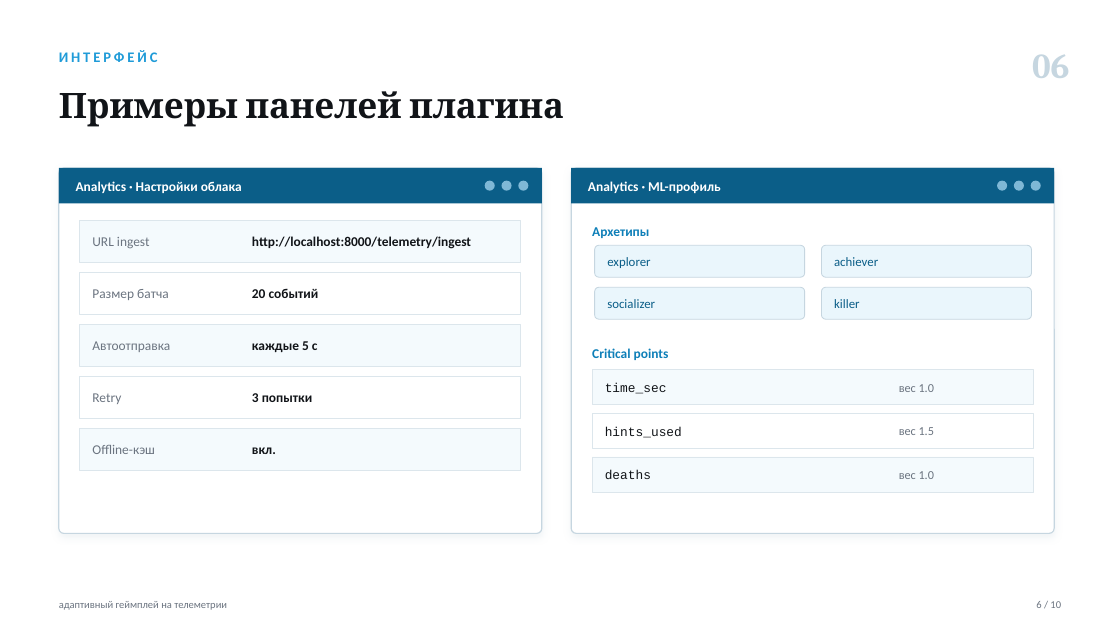
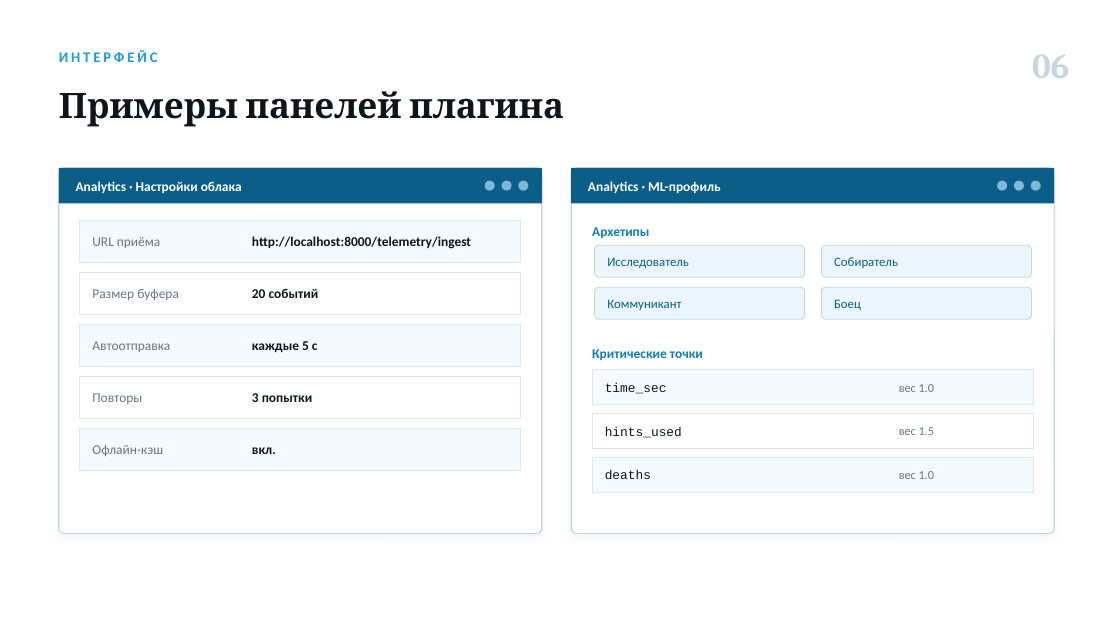
Before and after one commit to Antizi/diplom-Game_Plugs_Ai, a slide deck: slide 6 of presentations/Артамонов_ВКР_телеметрия.pptx. Drawn at 1120x630 pixels with LibreOffice and Linux fonts; fonts in the diff are those of the drawing. Boxes give left, top, right and bottom in pixels: in the first picture for what was removed or moved away, otherwise in the second. Text is boxed around its words. In the diff, an @@ line names an element or a change of style, - is before the commit and + after.

```diff
--- a/presentations/Артамонов_ВКР_телеметрия.pptx
+++ b/presentations/Артамонов_ВКР_телеметрия.pptx
@@ text at (x1=92, y1=237, x2=160, y2=248): text changed @@
-URL ingest
+URL приёма
@@ text at (x1=607, y1=257, x2=689, y2=268): text changed @@
-explorer
+Исследователь
@@ text at (x1=834, y1=257, x2=898, y2=268): text changed @@
-achiever
+Собиратель
@@ text at (x1=92, y1=289, x2=179, y2=300): text changed @@
-Размер батча
+Размер буфера
@@ text at (x1=607, y1=299, x2=681, y2=310): text changed @@
-socializer
+Коммуникант
@@ text at (x1=834, y1=299, x2=861, y2=310): text changed @@
-killer
+Боец
@@ text at (x1=592, y1=349, x2=703, y2=360): text changed @@
-Critical points
+Критические точки
@@ text at (x1=92, y1=393, x2=142, y2=404): text changed @@
-Retry
+Повторы
@@ text at (x1=92, y1=445, x2=163, y2=456): text changed @@
-Offline-кэш
+Офлайн-кэш
@@ text removed at (x1=59, y1=601, x2=227, y2=610) @@
-адаптивный геймплей на телеметрии
@@ text removed at (x1=1036, y1=601, x2=1061, y2=608) @@
-6 / 10
```
Also in this commit, not shown: 8 other slides changed, 1 slide added, 1 slide removed, 6 other files.
